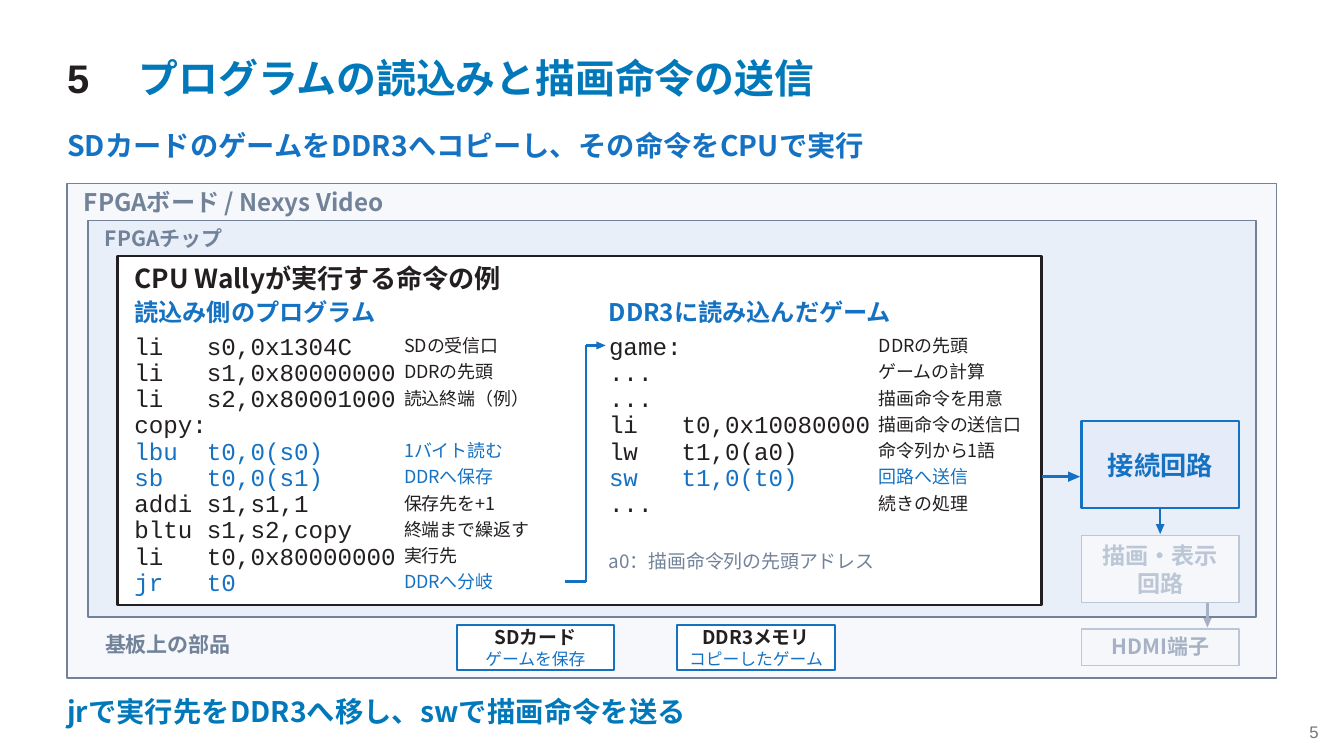
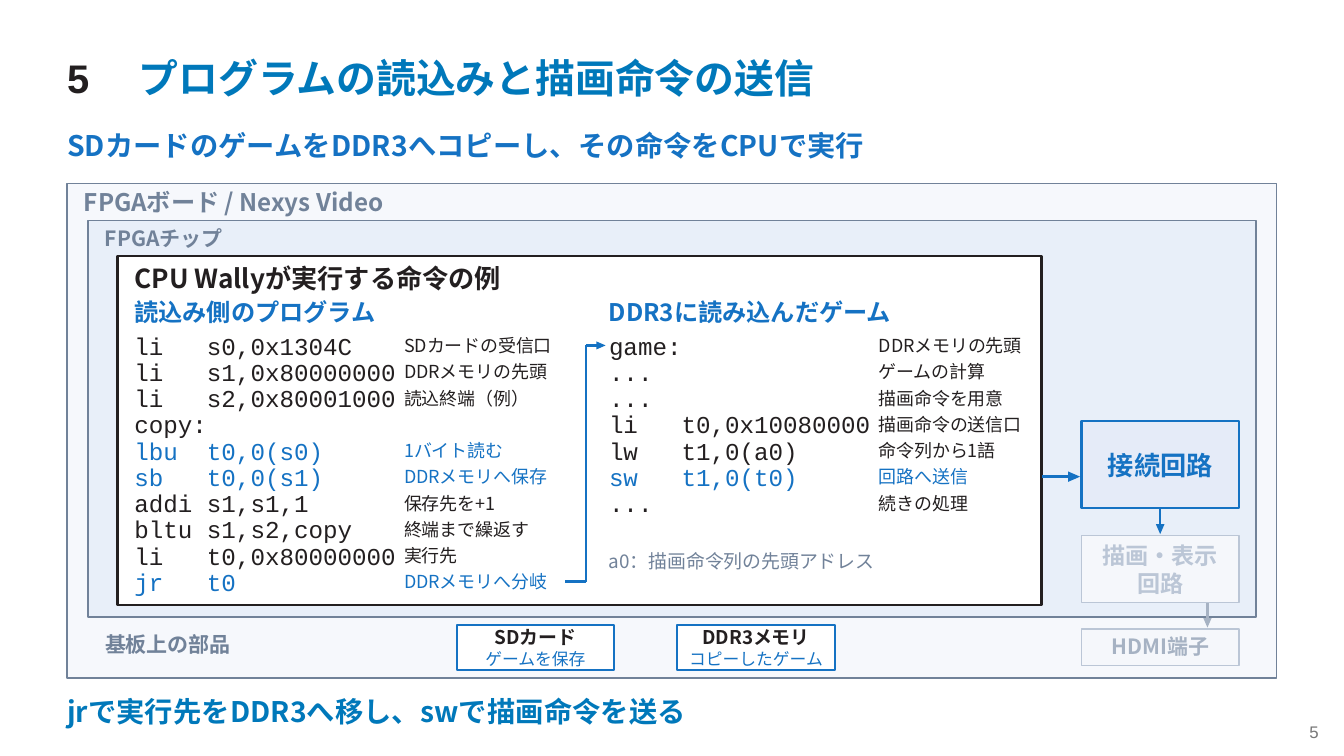
Before and after one commit to SoshiroFujimori/wally-game-console-research, a slide deck: slide 5 of docs/presentation/中間発表_主要事項.pptx. Drawn at 1344x756 pixels with LibreOffice and Linux fonts; fonts in the diff are those of the drawing. Boxes give left, top, right and bottom in pixels: in the first picture for what was removed or moved away, otherwise in the second. Text is boxed around its words. In the diff, an @@ line names an element or a change of style, - is before the commit and + after.

```diff
--- a/docs/presentation/中間発表_主要事項.pptx
+++ b/docs/presentation/中間発表_主要事項.pptx
@@ text at [404,337,552,354]: text changed @@
-SDの受信口
+SDカードの受信口
@@ text at [879,337,1022,354]: text changed @@
-DDRの先頭
+DDRメモリの先頭
@@ text at [404,363,547,380]: text changed @@
-DDRの先頭
+DDRメモリの先頭
@@ text at [404,468,547,485]: text changed @@
-DDRへ保存
+DDRメモリへ保存
@@ text at [404,573,547,590]: text changed @@
-DDRへ分岐
+DDRメモリへ分岐
```
Also in this commit, not shown: 14 other slides changed, 28 other files.
